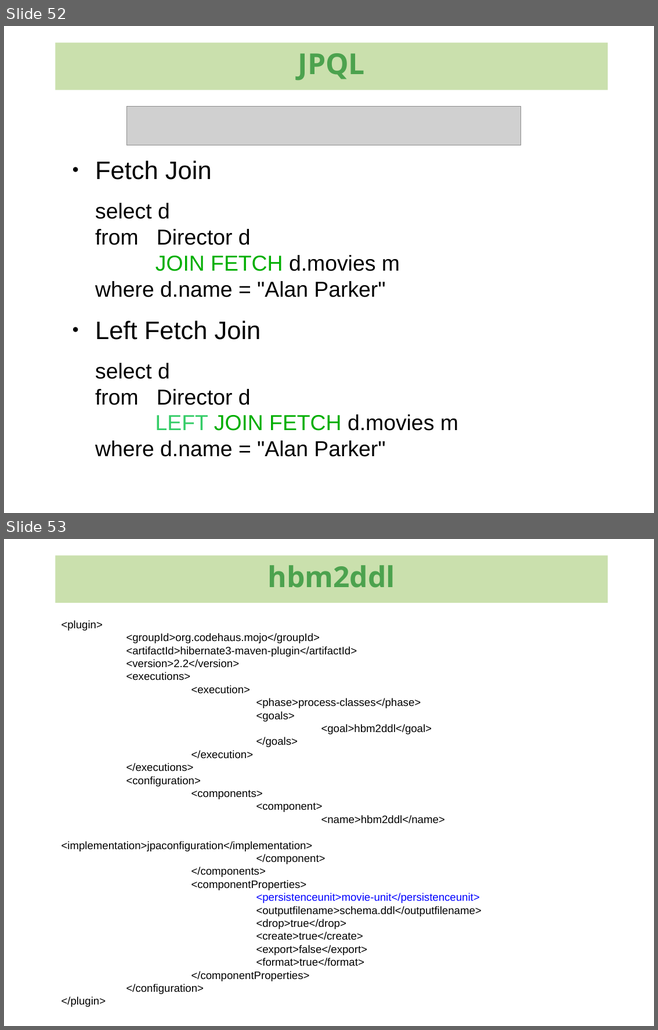
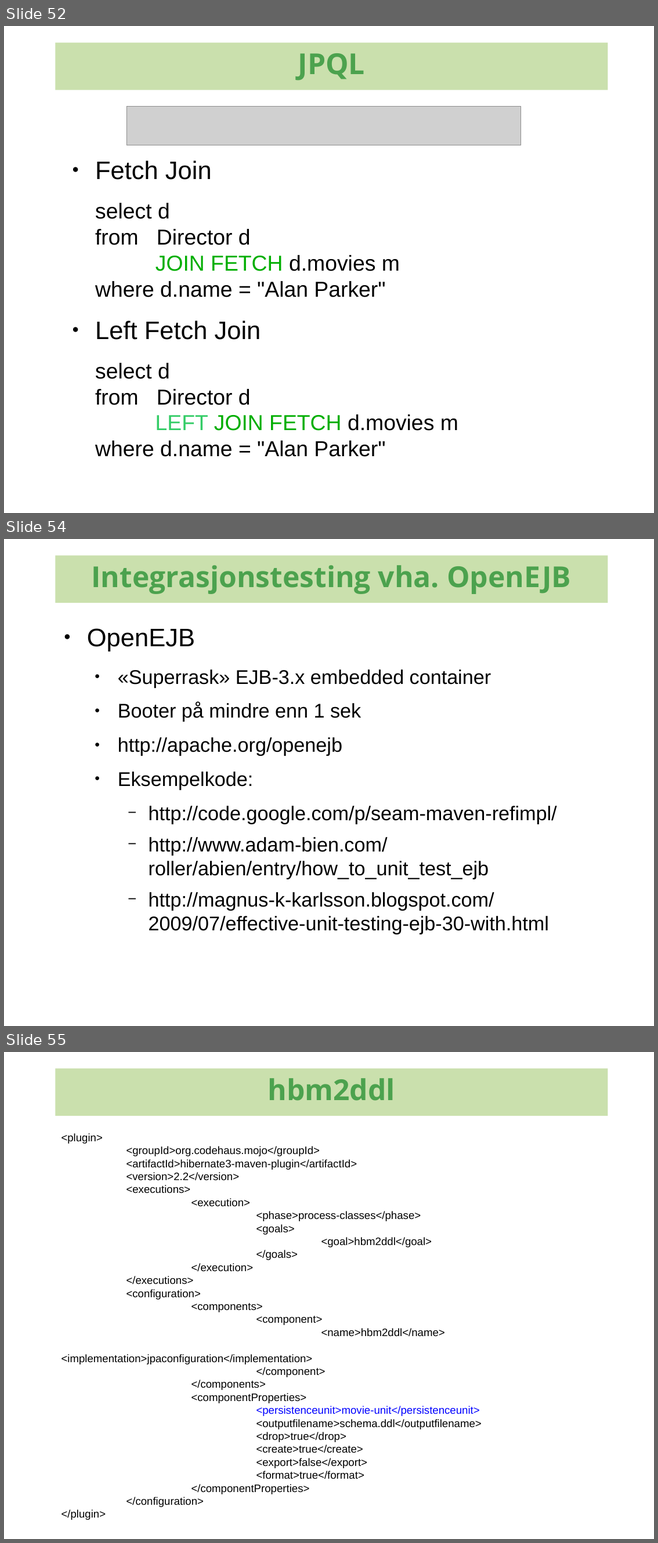
Before and after one commit to kenglxn/seam-maven-refimpl, a slide deck: sandbox/loo/jpa-continued/jpa-continued.odp. Shown one above the other, each under a label of ours: slides 52 and 53 before the commit, slides 52, 54 and 55 after it; the slides between them are not shown. The pictures are 658x1030 and 658x1543 pixels, drawn with LibreOffice and Linux fonts; fonts in the diff are those of the drawing; grey boxes stand for pictures; background and template pictures are left out. Boxes give left, top, right and bottom in pixels: in the first picture for what was removed or moved away, otherwise in the second. Text is boxed around its words. In the diff, an @@ line names an element or a change of style, - is before the commit and + after.

```diff
--- a/sandbox/loo/jpa-continued/jpa-continued.odp
+++ b/sandbox/loo/jpa-continued/jpa-continued.odp
@@ slide 54 added at bbox=[4, 539, 654, 1026], background #FFFFFF @@
@@ rectangle added at bbox=[55, 555, 607, 603], fill #CAE0AD, 32 pt, text #4CA24E, bold @@
+Integrasjonstesting vha. OpenEJB
@@ text added at bbox=[87, 628, 557, 935], 22 pt, text #000000 @@
+● OpenEJB
+  ● «Superrask» EJB-3.x embedded container
+  ● Booter på mindre enn 1 sek
+  ● http://apache.org/openejb
+  ● Eksempelkode:
+    − http://code.google.com/p/seam-maven-refimpl/
+    − http://www.adam-bien.com/
+      roller/abien/entry/how_to_unit_test_ejb
+    − http://magnus-k-karlsson.blogspot.com/
+      2009/07/effective-unit-testing-ejb-30-with.html
@@ what was slide 53 is now slide 55 @@
```
Also in this commit, not shown: 1 slide changed, 1 other slide added, 2 other files.
